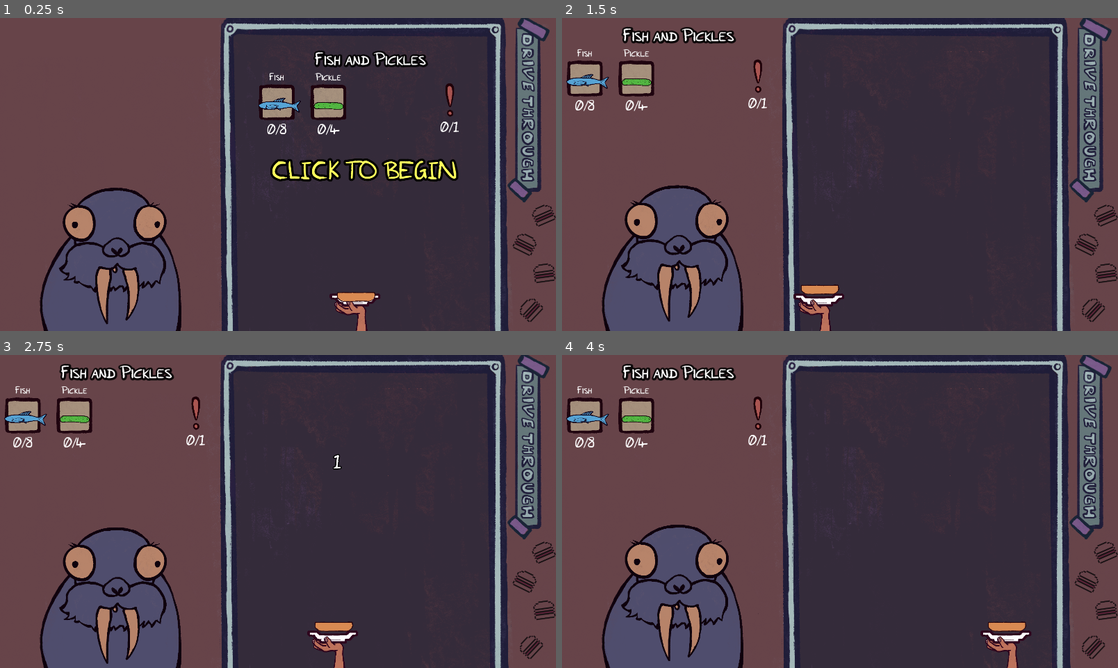
Above: before the commit, frames 1-4 (two rows, left to right).
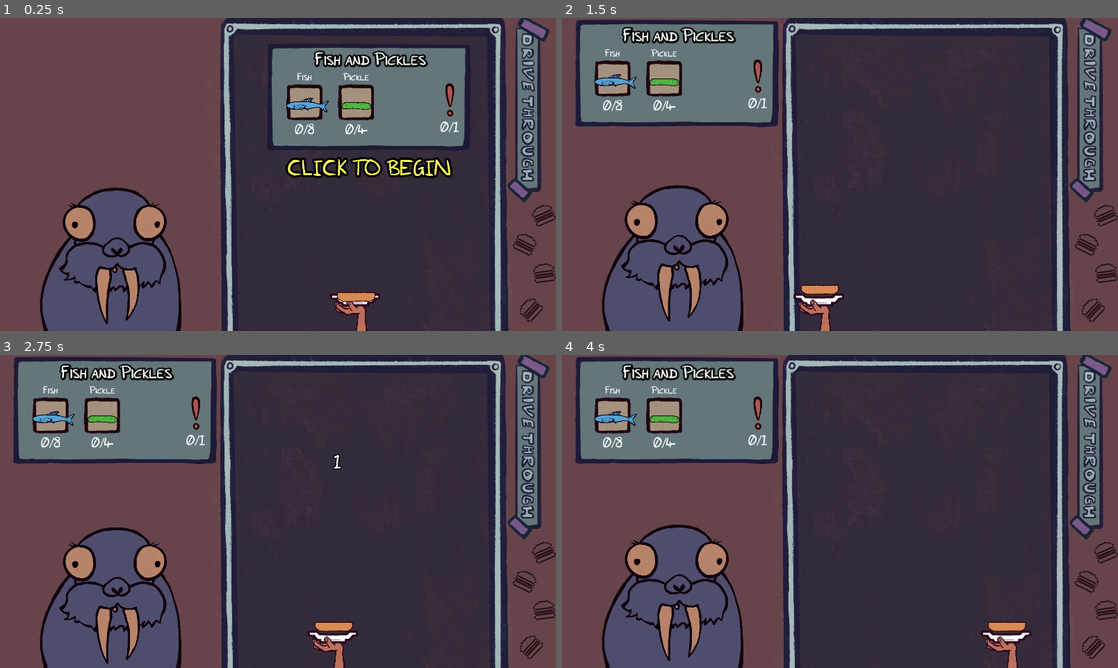
Above: after the commit, the same moments.

Repository: SirLich/funky-drive-through
Game: Godot game, scene res://game.tscn
The game is run twice, just before and just after one commit, with the same random seed, the same clock (stepped at 60 frames per second) and the same inputs.
Inputs (mouse positions are in pixels of both pictures, inside the frame that each line leads up to):
- Up to frame 1 (0.25 s): no input
- Up to frame 2 (1.5 s): tap Enter at 0.5, 1.25 s; move the mouse to (962, 158) at 0.52 s; press the mouse at (962, 158) at 0.53 s; move the mouse to (728, 190) at 1.27 s; release the mouse at (728, 190) at 1.28 s; click (728, 190) at 1.35 s
- Up to frame 3 (2.75 s): tap Enter at 2 s; move the mouse to (333, 442) at 2.02 s; press the mouse at (333, 442) at 2.03 s
- Up to frame 4 (4 s): tap Enter at 2.75, 3.5 s; move the mouse to (812, 574) at 2.77 s; release the mouse at (812, 574) at 2.78 s; click (812, 574) at 2.85 s; move the mouse to (1006, 558) at 3.52 s; press the mouse at (1006, 558) at 3.53 s

The runs differ from the first frame. In frame 1, 12% of the frame differs, in the area x 46-85%, y 8-53%; in frame 2, 11%; in frame 3, 11%; in frame 4, 11%.

Commit message:
Fix animations

Diff:
--- a/game.tscn
+++ b/game.tscn
@@ -17,6 +17,7 @@
 [ext_resource type="Script" path="res://tutorial.gd" id="10_vqbed"]
 [ext_resource type="Texture2D" uid="uid://bnbhditt20lap" path="res://assets/symbols.png" id="11_18tpj"]
 [ext_resource type="Script" path="res://kill_zone.gd" id="13_e048j"]
+[ext_resource type="Texture2D" uid="uid://vlejmxso1xi4" path="res://assets/order_frame.png" id="13_ycflu"]
 [ext_resource type="Texture2D" uid="uid://7uytjmrtwfaq" path="res://assets/frame_result.png" id="14_6ags6"]
 
 [sub_resource type="Environment" id="Environment_1begj"]
@@ -118,7 +119,7 @@
 shadow_color = Color(0, 0, 0, 0.866667)
 
 [sub_resource type="LabelSettings" id="LabelSettings_mrp7q"]
-font_size = 86
+font_size = 76
 font_color = Color(1, 1, 0.360784, 1)
 outline_size = 30
 outline_color = Color(0, 0, 0, 1)
@@ -223,6 +224,15 @@
 offset_right = 917.0
 offset_bottom = 122.0
 
+[node name="TextureRect" type="TextureRect" parent="HUD/Shift"]
+layout_mode = 0
+offset_left = 12.0
+offset_top = -5.0
+offset_right = 1954.0
+offset_bottom = 818.0
+texture = ExtResource("13_ycflu")
+expand_mode = 1
+
 [node name="Mistakes" type="VBoxContainer" parent="HUD/Shift"]
 layout_mode = 0
 offset_left = 602.0
@@ -257,7 +267,7 @@
 
 [node name="Items" type="HBoxContainer" parent="HUD/Shift"]
 layout_mode = 1
-offset_left = 15.0
+offset_left = 111.0
 offset_top = 103.0
 offset_right = 788.0
 offset_bottom = 357.0
@@ -266,12 +276,18 @@
 [node name="ItemBoxUI" parent="HUD/Shift/Items" instance=ExtResource("7_5rb7w")]
 layout_mode = 2
 
+[node name="ItemBoxUI2" parent="HUD/Shift/Items" instance=ExtResource("7_5rb7w")]
+layout_mode = 2
+
+[node name="ItemBoxUI3" parent="HUD/Shift/Items" instance=ExtResource("7_5rb7w")]
+layout_mode = 2
+
 [node name="ClickToBegin" type="Label" parent="HUD/Shift"]
 layout_mode = 0
-offset_left = -13.0
-offset_top = 400.0
-offset_right = 775.0
-offset_bottom = 483.0
+offset_left = 76.0
+offset_top = 397.0
+offset_right = 718.0
+offset_bottom = 488.0
 text = "CLICK TO BEGIN"
 label_settings = SubResource("LabelSettings_mrp7q")
 horizontal_alignment = 1
Binary file added: assets/order_frame.png
Not shown, added: assets/order_frame.png.import
Not shown: 1 places in game.tscn that only renumber resources
